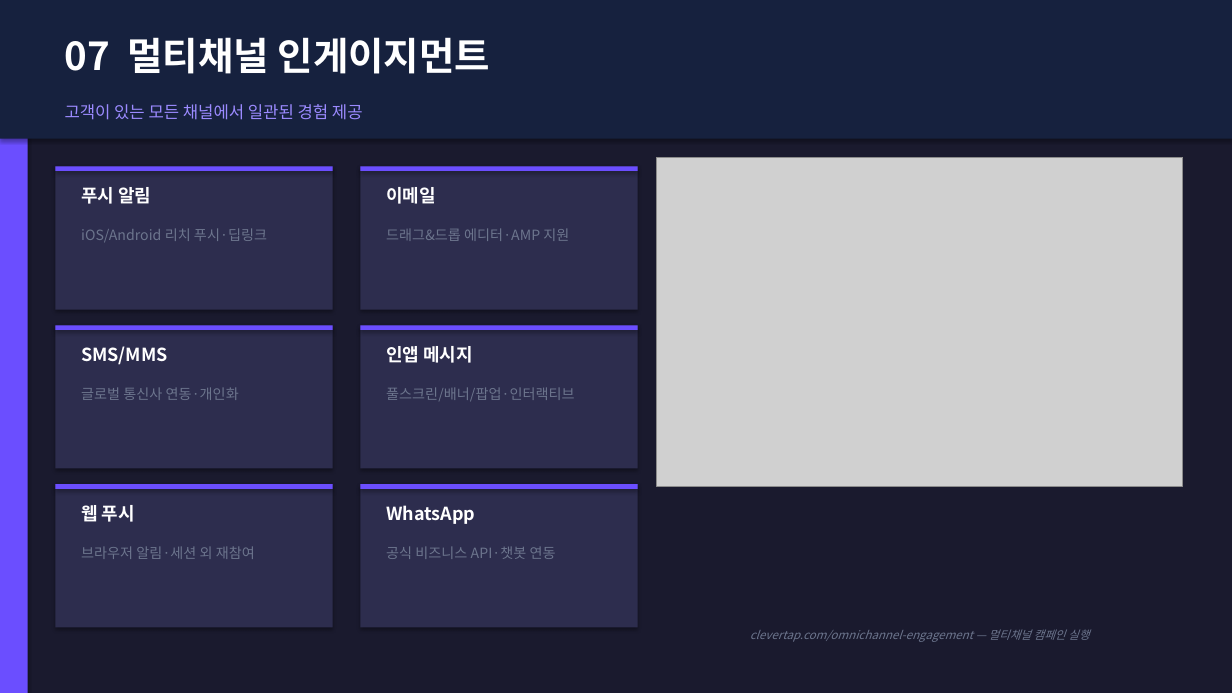
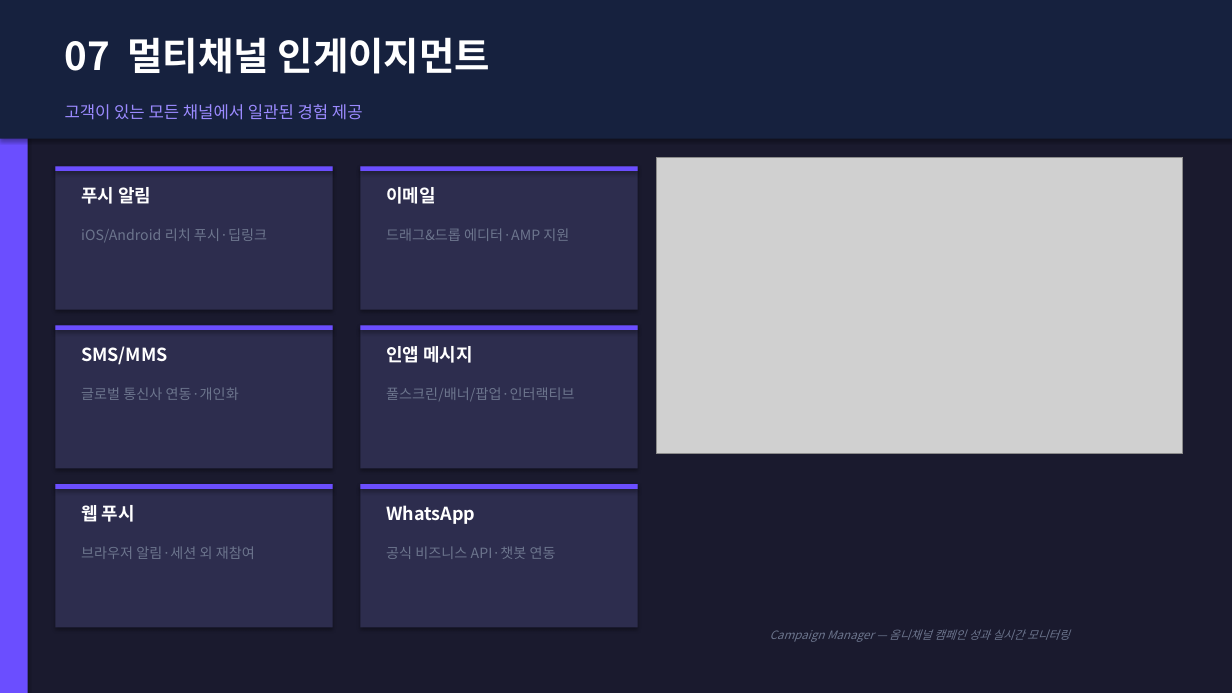
Before and after one commit to redskio/pepper, a slide deck: slide 9 of output/clevertap_proposal_kr_v5.pptx. Drawn at 1232x693 pixels with LibreOffice and Linux fonts; fonts in the diff are those of the drawing; grey boxes stand for pictures. Boxes give left, top, right and bottom in pixels: in the first picture for what was removed or moved away, otherwise in the second. Text is boxed around its words. In the diff, an @@ line names an element or a change of style, - is before the commit and + after.

```diff
--- a/output/clevertap_proposal_kr_v5.pptx
+++ b/output/clevertap_proposal_kr_v5.pptx
@@ picture: place and size @@
-picture at <box>656,157,1183,486</box>
+picture at <box>656,157,1183,454</box>
@@ text at <box>770,629,1070,642</box>: text changed @@
-clevertap.com/omnichannel-engagement — 멀티채널 캠페인 실행
+Campaign Manager — 옴니채널 캠페인 성과 실시간 모니터링
```
Also in this commit, not shown: 11 other slides changed, 1 other file.
